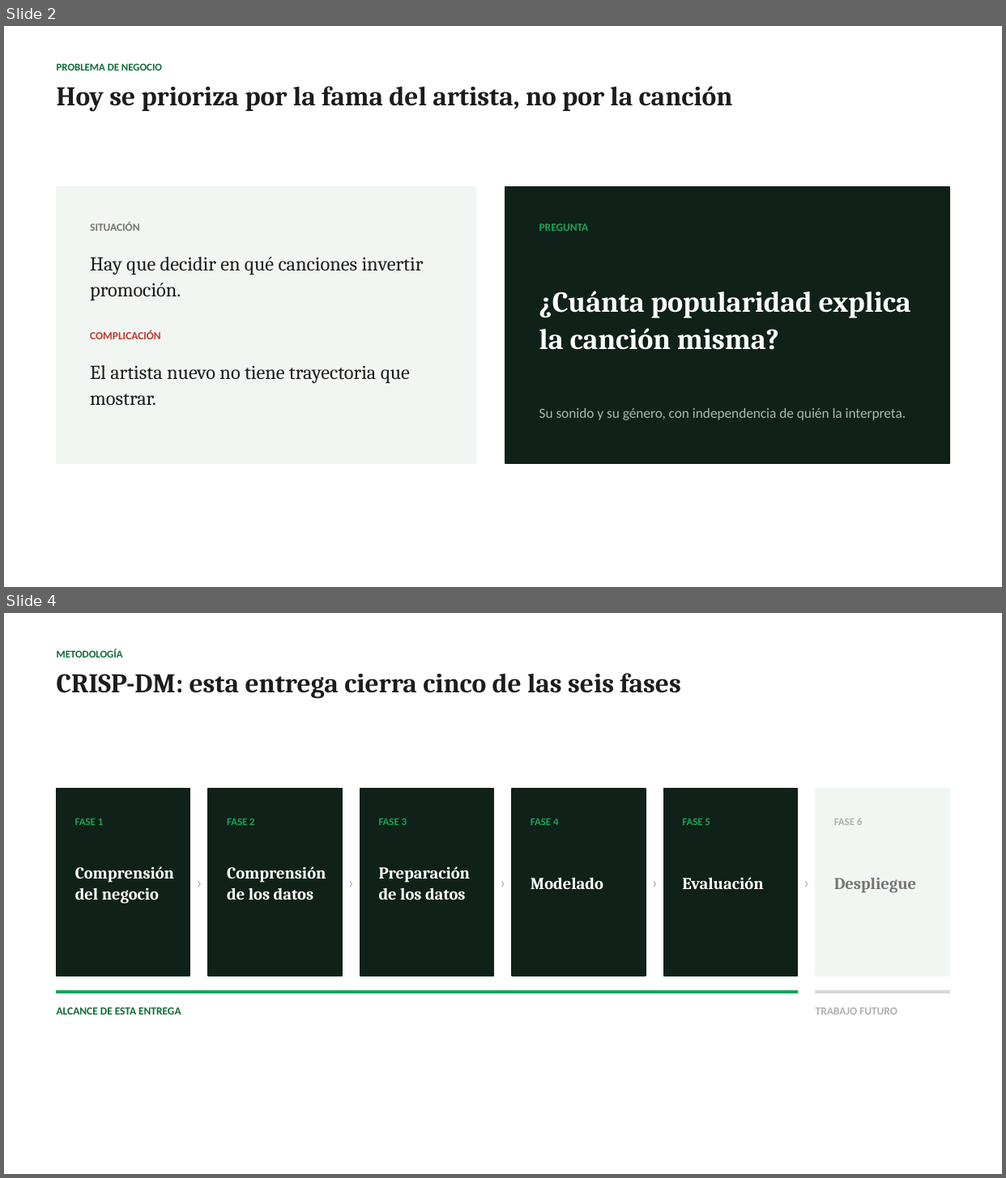
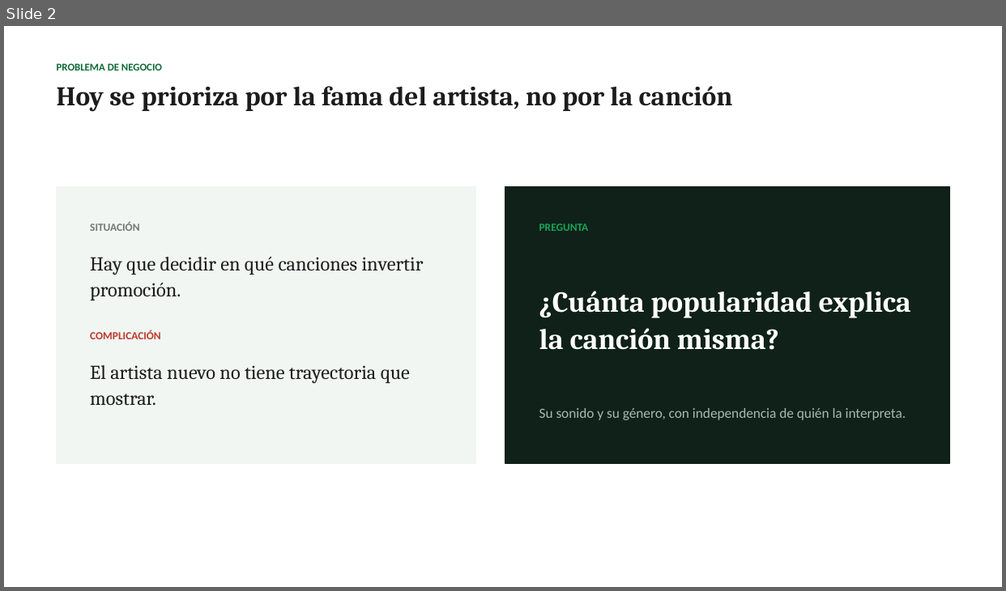
Before and after one commit to Felipe-Ahumada/Spotify-Tracks-Dataset, a slide deck: docs/EP1_Spotify_Presentacion_1.pptx. Shown one above the other, each under a label of ours: slides 2 and 4 before the commit, slide 2 after it; the slides between them are not shown. The pictures are 1006x1178 and 1006x591 pixels, drawn with LibreOffice and Linux fonts; fonts in the diff are those of the drawing. Boxes give left, top, right and bottom in pixels: in the first picture for what was removed or moved away, otherwise in the second. Text is boxed around its words. In the diff, an @@ line names an element or a change of style, - is before the commit and + after.

```diff
--- a/docs/EP1_Spotify_Presentacion_1.pptx
+++ b/docs/EP1_Spotify_Presentacion_1.pptx
@@ slide 4 removed at [4,613,1002,1174], background #FFFFFF @@
@@ text removed at [57,649,123,658] @@
-METODOLOGÍA
@@ text removed at [57,673,680,698] @@
-CRISP-DM: esta entrega cierra cinco de las seis fases
@@ rectangle removed at [57,789,190,976] @@
@@ rectangle removed at [208,789,343,976] @@
@@ rectangle removed at [360,789,494,976] @@
@@ rectangle removed at [513,789,646,976] @@
@@ rectangle removed at [663,789,798,976] @@
@@ rectangle removed at [816,789,949,976] @@
@@ text removed at [75,818,103,825] @@
-FASE 1
@@ text removed at [227,818,254,825] @@
-FASE 2
@@ text removed at [379,818,407,825] @@
-FASE 3
@@ text removed at [530,818,558,825] @@
-FASE 4
@@ text removed at [682,818,710,825] @@
-FASE 5
@@ text removed at [834,818,862,825] @@
-FASE 6
@@ text removed at [75,867,174,904] @@
-Comprensión
-del negocio
@@ text removed at [192,871,206,894] @@
-›
@@ text removed at [227,867,326,900] @@
-Comprensión
-de los datos
@@ text removed at [344,871,359,894] @@
-›
@@ text removed at [379,867,470,900] @@
-Preparación
-de los datos
@@ text removed at [496,871,511,894] @@
-›
@@ text removed at [530,877,603,889] @@
-Modelado
@@ text removed at [647,871,662,894] @@
-›
@@ text removed at [682,877,763,889] @@
-Evaluación
@@ text removed at [799,871,814,894] @@
-›
@@ text removed at [834,878,916,893] @@
-Despliegue
@@ rectangle removed at [57,991,798,994] @@
@@ rectangle removed at [816,991,949,994] @@
@@ text removed at [57,1007,181,1015] @@
-ALCANCE DE ESTA ENTREGA
@@ text removed at [816,1007,897,1015] @@
-TRABAJO FUTURO
```
Also in this commit, not shown: 5 slides changed, 5 slides added, 10 other slides removed, 7 other files.
